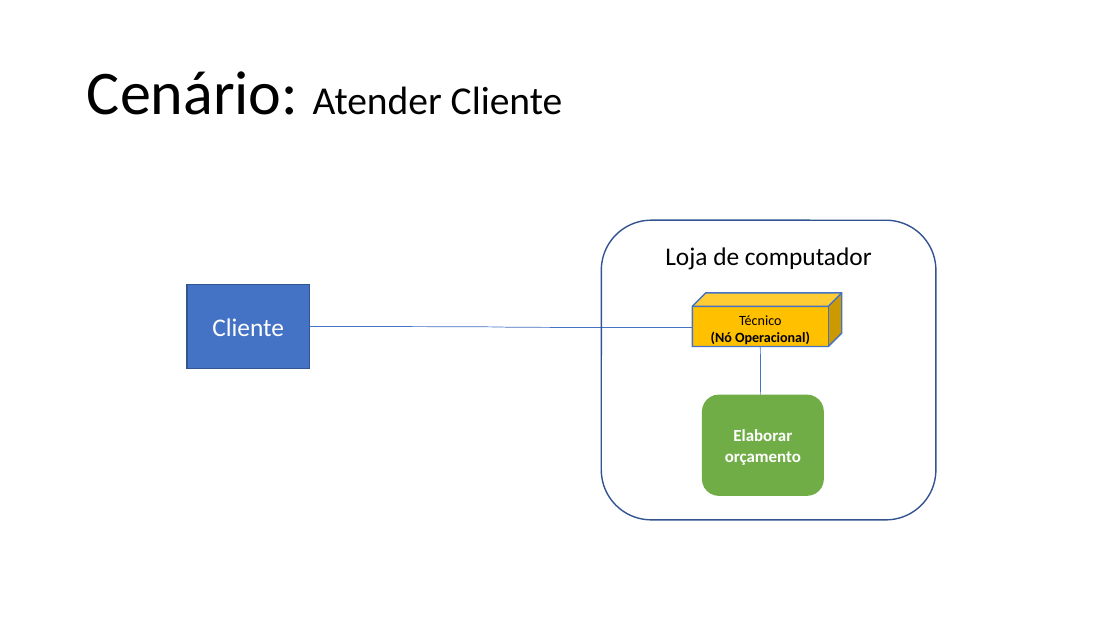
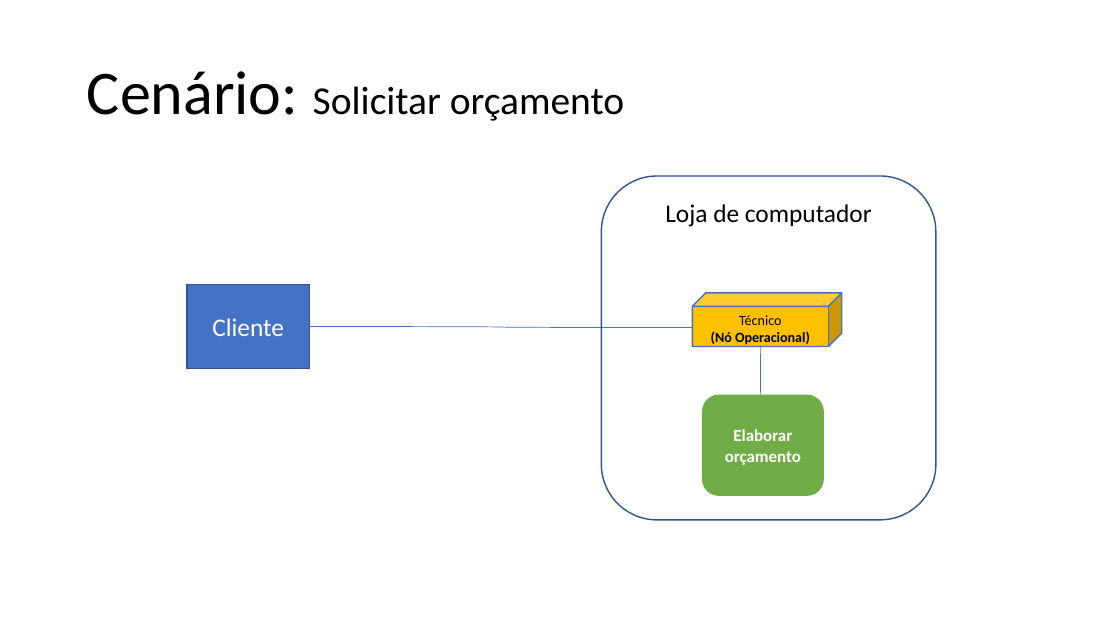
Before and after one commit to lmoraesImpacta/OPE, a slide deck: slide 2 of Artefatos/15-ArquiteturaDeNegocioParaCadaCenario.pptx (slide 3 before the commit). Drawn at 1120x630 pixels with LibreOffice and Linux fonts; fonts in the diff are those of the drawing. Boxes give left, top, right and bottom in pixels: in the first picture for what was removed or moved away, otherwise in the second. Text is boxed around its words. In the diff, an @@ line names an element or a change of style, - is before the commit and + after.

```diff
--- a/Artefatos/15-ArquiteturaDeNegocioParaCadaCenario.pptx
+++ b/Artefatos/15-ArquiteturaDeNegocioParaCadaCenario.pptx
@@ text at box(87, 71, 624, 121): text changed @@
-Cenário: Atender Cliente
+Cenário: Solicitar orçamento
@@ rounded rectangle "Loja de computador": place and size @@
-rounded rectangle "Loja de computador" at box(602, 221, 936, 520)
+rounded rectangle "Loja de computador" at box(602, 176, 936, 520)
```
Also in this commit, not shown: 2 other slides changed, 1 slide removed.
